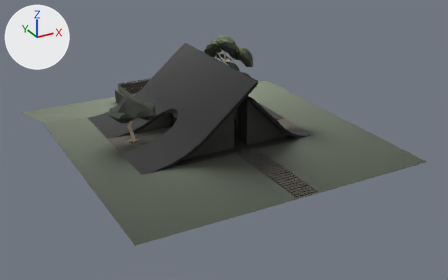
The glTF model cabana-tusa.glb, before and after one commit.
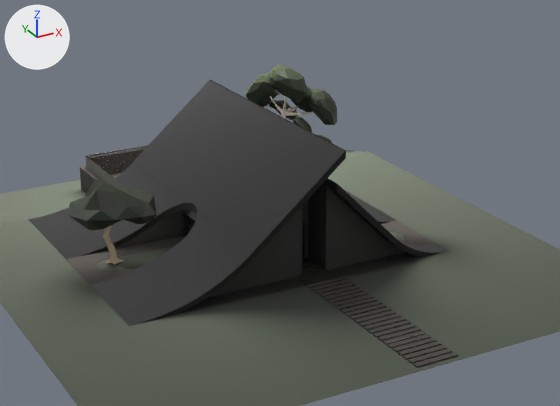
There are two pictures of each version: one whole from a camera (50 mm lens) standing at (-26.6, -50.4, 24.2) and looking at (1.7, 1.0, -1.6), one close up on the part from 16% to 83% of the width and 0% to 78% of the height. Every picture has the same lights, and +X, +Y and +Z are marked at upper left. The older version's two pictures come first. Where no turn or scale is listed for an object, it has been applied to the vertices.
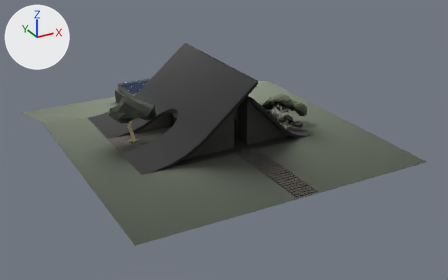
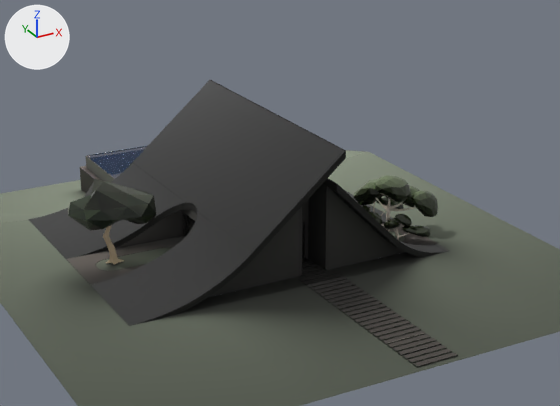
The change, as JSON lines over the scene's bpy script:
```json
{"block": "mat_plastic", "where": "n0 = _N.new('ShaderNodeBsdfPrincipled'); n0.name = 'Principled BSDF'"}
{"op": "add", "block": "mat_plastic", "code": "n0.inputs[0].default_value = (0.0651, 0.242, 0.621, 1.0)  # 'Base Color', blue #4887cf"}
{"op": "add", "block": "mat_plastic", "code": "n0.inputs[4].default_value = 0.141  # 'Alpha'"}
{"op": "remove", "block": "mat_plastic", "code": "n2 = _N.new('ShaderNodeMath'); n2.name = 'Math'"}
{"op": "remove", "block": "mat_plastic", "code": "n2.operation = 'MULTIPLY'"}
{"op": "remove", "block": "mat_plastic", "code": "n2.inputs[1].default_value = 0.141  # 'Value'"}
{"op": "remove", "block": "mat_plastic", "code": "n3 = _N.new('ShaderNodeTexImage'); n3.name = 'Image Texture'"}
{"op": "remove", "block": "mat_plastic", "code": "n3.image = img_pool"}
{"op": "remove", "block": "mat_plastic", "code": "_L.new(n2.outputs[0], n0.inputs[4])  # 'Value' to 'Alpha'"}
{"op": "remove", "block": "mat_plastic", "code": "_L.new(n3.outputs[0], n0.inputs[0])  # 'Color' to 'Base Color'"}
{"op": "remove", "block": "mat_plastic", "code": "_L.new(n3.outputs[1], n2.inputs[0])  # 'Alpha' to 'Value'"}
{"op": "set", "path": "ob_3dgeom_1.location", "old": "(247.0, 108.2, 168.6)", "new": "(81.81, 55.65, -737.5)"}
{"op": "set", "path": "ob_3dgeom_1.scale", "old": "(1.0, 1.0, 1.0)", "new": "(0.629, 0.578, 0.969)"}
```

Location of each change, [x1, y1, x2, y2] in pixels of the close-ups (560 x 406 px):
```json
{"object": "3DGeom-1", "change": "moved, rescaled", "before": [245, 65, 337, 143], "after": [354, 175, 438, 240]}
{"object": "Mesh_214", "change": "surface changed", "before": [87, 146, 147, 179], "after": [87, 146, 147, 179]}
```
